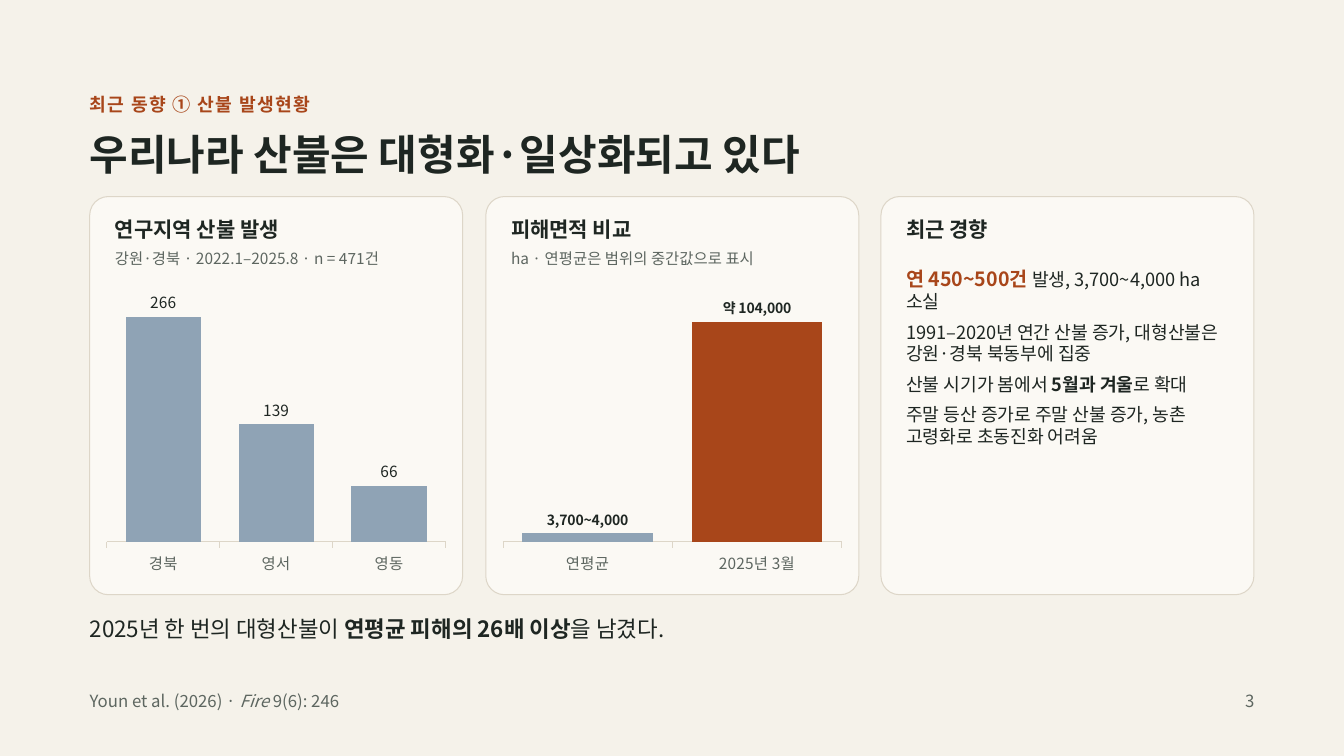
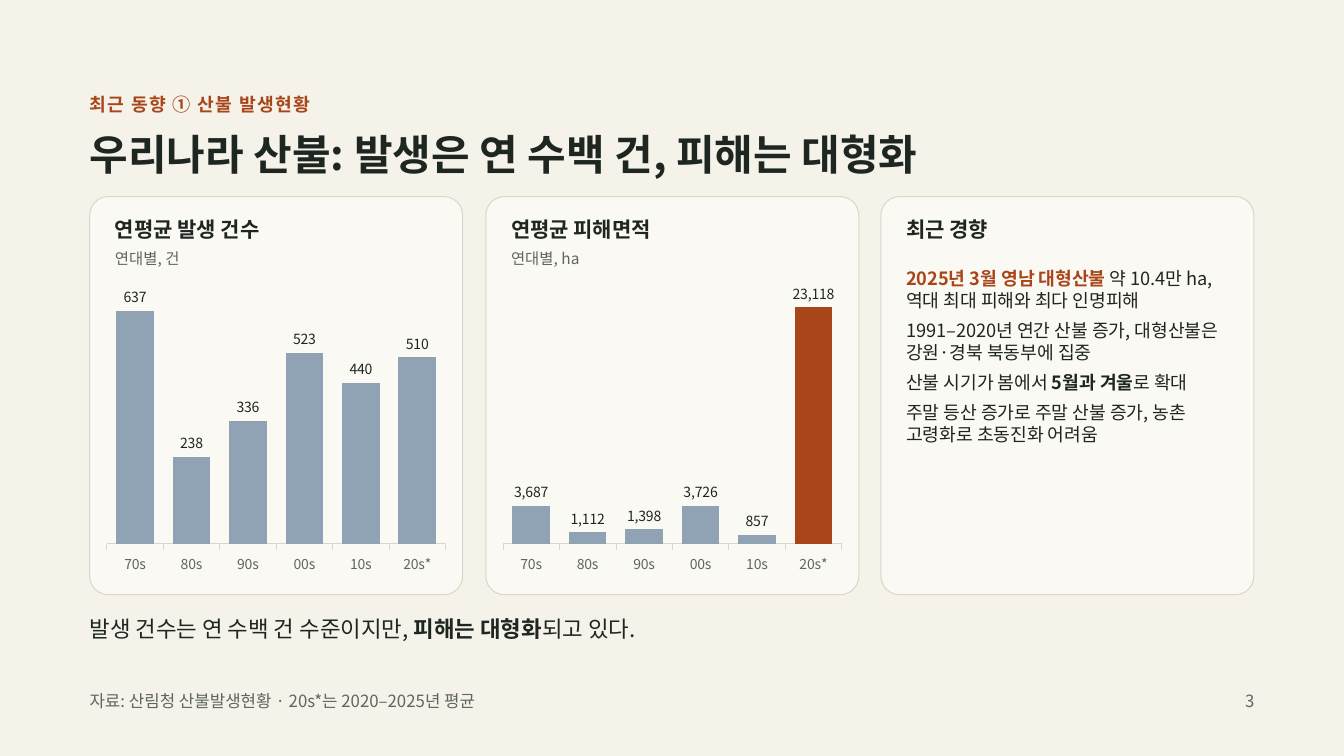
Before and after one commit to otterlee0208/otterlee, a slide deck: slide 3 of 산불논문_발표자료_수정본.pptx. Drawn at 1344x756 pixels with LibreOffice and Linux fonts; fonts in the diff are those of the drawing. Boxes give left, top, right and bottom in pixels: in the first picture for what was removed or moved away, otherwise in the second. Text is boxed around its words. In the diff, an @@ line names an element or a change of style, - is before the commit and + after.

```diff
--- a/산불논문_발표자료_수정본.pptx
+++ b/산불논문_발표자료_수정본.pptx
@@ title at [90, 134, 918, 179]: text changed @@
-우리나라 산불은 대형화·일상화되고 있다
+우리나라 산불: 발생은 연 수백 건, 피해는 대형화
@@ text at [115, 219, 260, 239]: text changed @@
-연구지역 산불 발생
+연평균 발생 건수
@@ text at [511, 219, 651, 239]: text changed @@
-피해면적 비교
+연평균 피해면적
@@ text at [115, 251, 179, 267]: text changed @@
-강원·경북 · 2022.1–2025.8 · n = 471건
+연대별, 건
@@ text at [511, 251, 579, 267]: text changed @@
-ha · 연평균은 범위의 중간값으로 표시
+연대별, ha
@@ text at [906, 269, 1200, 310]: text changed @@
-연 450~500건 발생, 3,700~4,000 ha 소실
+2025년 3월 영남 대형산불 약 10.4만 ha, 역대 최대 피해와 최다 인명피해
@@ column chart at [100, 282, 453, 580] @@
-categories: 경북, 영서, 영동
+categories: 70s, 80s, 90s, 00s, 10s, 20s*
-Series 1: 266, 139, 66
+Series 1: 637, 238, 336, 523, 440, 510
@@ data labels of Series 1 changed @@
@@ category axis changed @@
@@ lettering changed @@
@@ column chart at [496, 282, 849, 580] @@
-categories: 연평균, 2025년 3월
+categories: 70s, 80s, 90s, 00s, 10s, 20s*
-Series 1: 4, 100
+Series 1: 3687, 1112, 1398, 3726, 857, 23118
@@ data labels of Series 1 added @@
@@ category axis changed @@
@@ bar spacing changed @@
@@ lettering changed @@
@@ text at [90, 618, 635, 641]: text changed @@
-2025년 한 번의 대형산불이 연평균 피해의 26배 이상을 남겼다.
+발생 건수는 연 수백 건 수준이지만, 피해는 대형화되고 있다.
@@ text at [90, 693, 475, 709]: text changed @@
-Youn et al. (2026) · Fire 9(6): 246
+자료: 산림청 산불발생현황 · 20s*는 2020–2025년 평균
```
